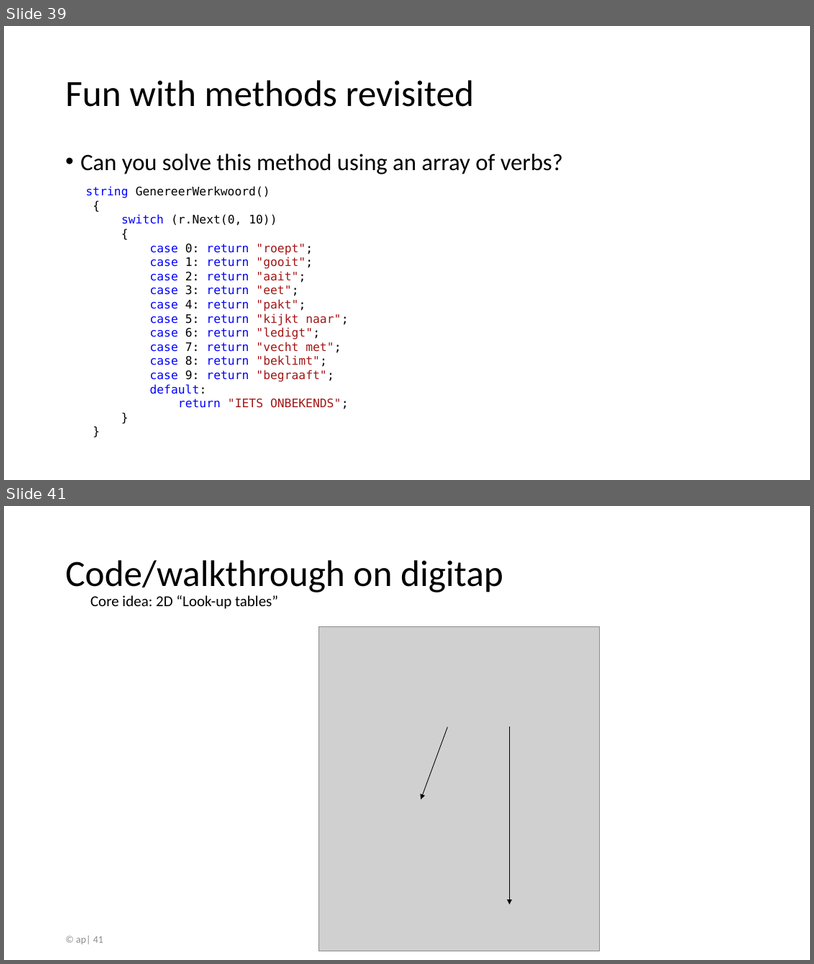
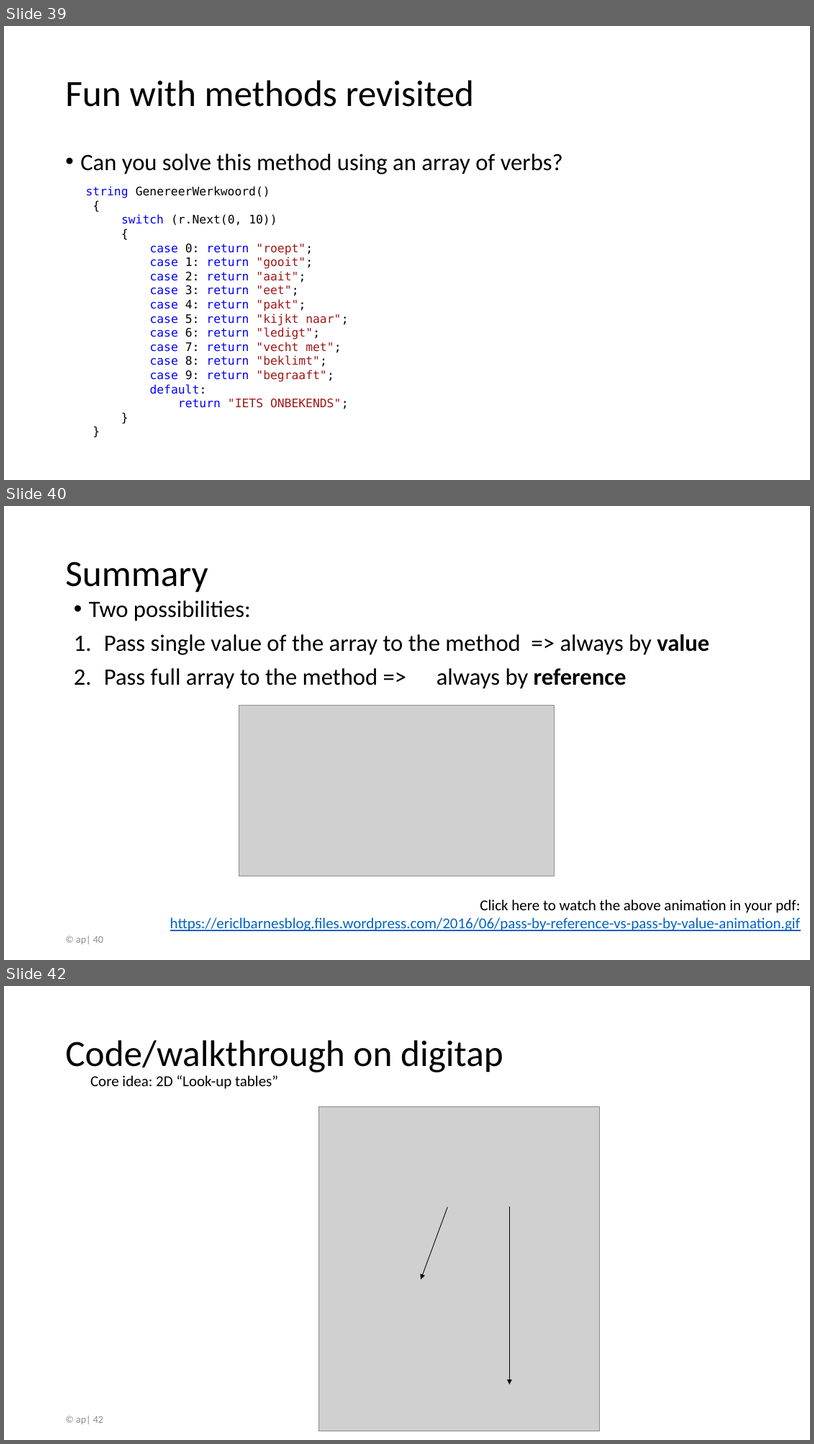
Before and after one commit to v-nys/cursusprogrammeren, a slide deck: _SLIDES/DEEL1/H7/6c_arrays in methoden_mutidim.pptx. Shown one above the other, each under a label of ours: slides 39 and 41 before the commit, slides 39, 40 and 42 after it; the slides between them are not shown. The pictures are 814x964 and 814x1444 pixels, drawn with LibreOffice and Linux fonts; fonts in the diff are those of the drawing; grey boxes stand for pictures. Boxes give left, top, right and bottom in pixels: in the first picture for what was removed or moved away, otherwise in the second. Text is boxed around its words. In the diff, an @@ line names an element or a change of style, - is before the commit and + after.

```diff
--- a/_SLIDES/DEEL1/H7/6c_arrays in methoden_mutidim.pptx
+++ b/_SLIDES/DEEL1/H7/6c_arrays in methoden_mutidim.pptx
@@ slide 40 added at (4, 506, 810, 960), background #FFFFFF @@
@@ title added at (65, 561, 208, 592), 44 pt, text #000000 @@
+Summary
@@ text added at (89, 600, 710, 689), 28 pt, text #000000 @@
+• Two possibilities:
+1. Pass single value of the array to the method => always by value
+2. Pass full array to the method => always by reference
@@ picture added at (239, 705, 555, 875) @@
@@ text added at (170, 899, 801, 931), 18 pt, text #0563C1, underline @@
+Click here to watch the above animation in your pdf:
+https://ericlbarnesblog.files.wordpress.com/2016/06/pass-by-reference-vs-pass-by-value-animation.gif
@@ page number added at (76, 935, 103, 944), 12 pt, text #8C8C8C @@
+© ap| 40
@@ what was slide 41 is now slide 42 @@
@@ page number at (76, 1415, 103, 1424): text changed @@
-© ap| 41
+© ap| 42
```
Also in this commit, not shown: 1 slide changed, 1 other file.
